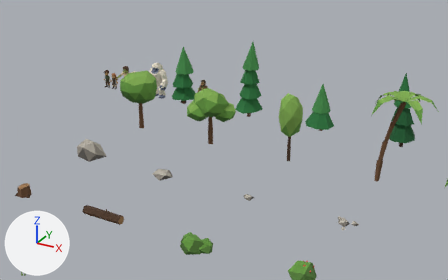
What one commit did to the glTF model apps/chasm/assets/meshes/chasm_props.glb.
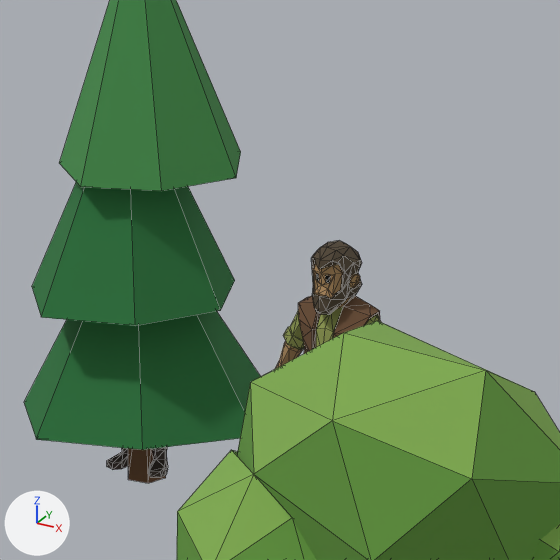
Old and new are each drawn from a camera (50 mm lens) standing at (21.95, -34.19, 14.91) and looking at (3.24, -0.17, -2.1) and again close up on the part from 38% to 50% of the width and 20% to 40% of the height. Lighting does not change. The marker at lower left points along +X, +Y and +Z. The last two pictures show the newer version. The close-ups show mesh edges as thin lines. Where no turn or scale is listed for an object, it has been applied to the vertices.

Names of what the first close-up shows: 'adult_female', 'adult_male', 'tree_oak_b', 'tree_pine_a'.
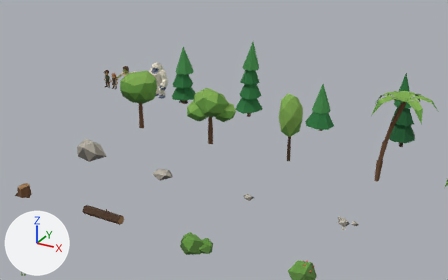
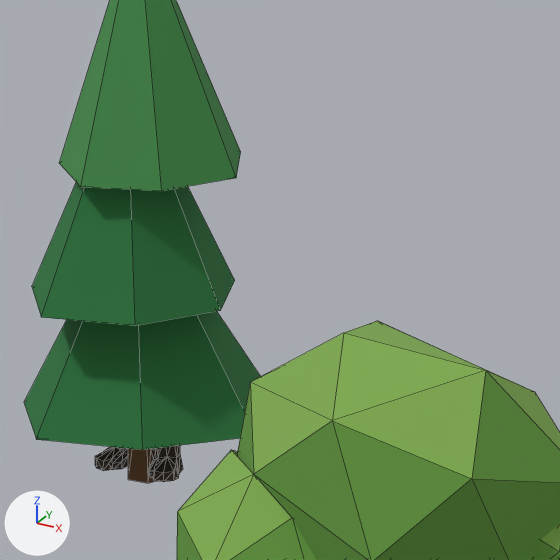
Pixel boxes [x1, y1, x2, y2] of what changed, in the close-ups (560 x 560 px):
'adult_male', moved
    before: [275, 241, 382, 369]
    after: [95, 445, 183, 482]

The change, as a list of edits to the scene's bpy script:
```text
Change ob_adult_male:
    ob_adult_male.location: (1.552, 0.0, 0.0) -> (0.0, 0.0, 0.0)
```
